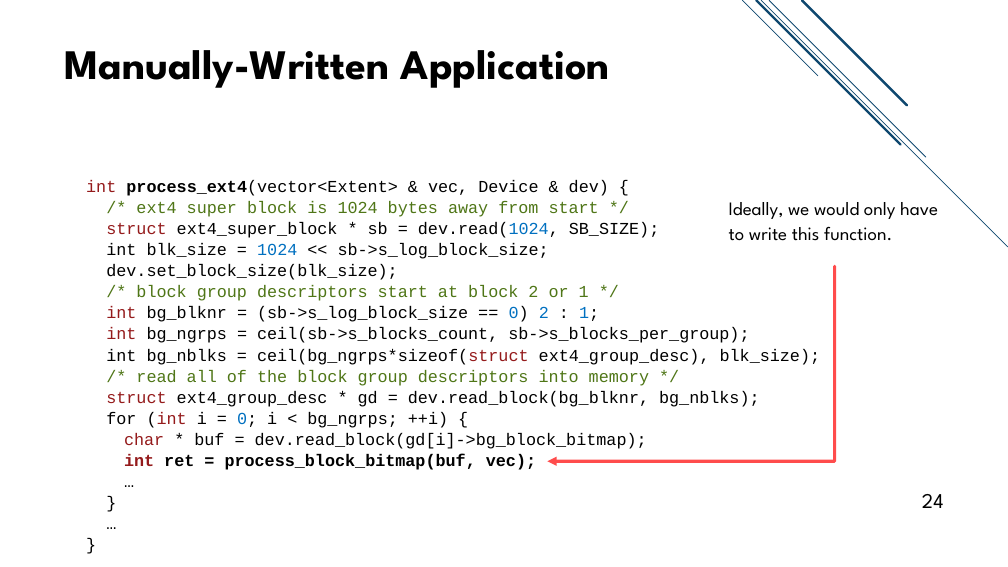
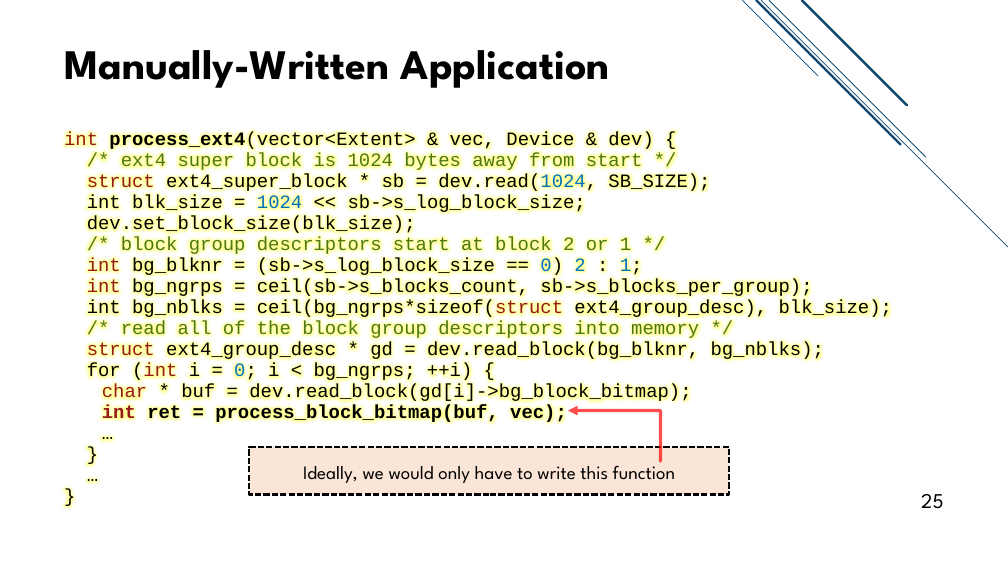
Before and after one commit to jacksun007/spiffy-paper, a slide deck: slide 25 of talk/spiffy_talk.pptx (slide 24 before the commit). Drawn at 1008x567 pixels with LibreOffice and Linux fonts; fonts in the diff are those of the drawing. Boxes give left, top, right and bottom in pixels: in the first picture for what was removed or moved away, otherwise in the second. Text is boxed around its words. In the diff, an @@ line names an element or a change of style, - is before the commit and + after.

Commit message:
updated slides to increase code font size and unify look of graphics

```diff
--- a/talk/spiffy_talk.pptx
+++ b/talk/spiffy_talk.pptx
@@ text "int process_ext4(vector<Extent> & vec, Device ...": place and size @@
-text "int process_ext4(vector<Extent> & vec, Device ..." at box(86, 180, 821, 470)
+text "int process_ext4(vector<Extent> & vec, Device ..." at box(64, 132, 892, 424)
@@ text "int process_ext4(vector<Extent> & vec, Device ..." at box(64, 132, 892, 424): size 16 to 18 pt @@
@@ elbow arrow moved from (835, 266) - (547, 461) to (661, 461) - (568, 411) @@
@@ rectangle "Ideally, we would only have ...": place and size @@
-rectangle "Ideally, we would only have ..." at box(729, 202, 938, 241)
+rectangle "Ideally, we would only have ..." at box(250, 447, 730, 495)
@@ rectangle "Ideally, we would only have ..." at box(250, 447, 730, 495): vertical alignment top to middle; fill none to #FAE5D7; outline none to #000000 2 pt dashed @@
@@ text in rectangle at box(303, 460, 675, 483): text changed @@
-Ideally, we would only have to write this function.
+Ideally, we would only have to write this function
@@ page number at box(921, 494, 943, 509): text changed @@
-24
+25
```
Also in this commit, not shown: 21 other slides changed, 2 slides added, 1 other file.
